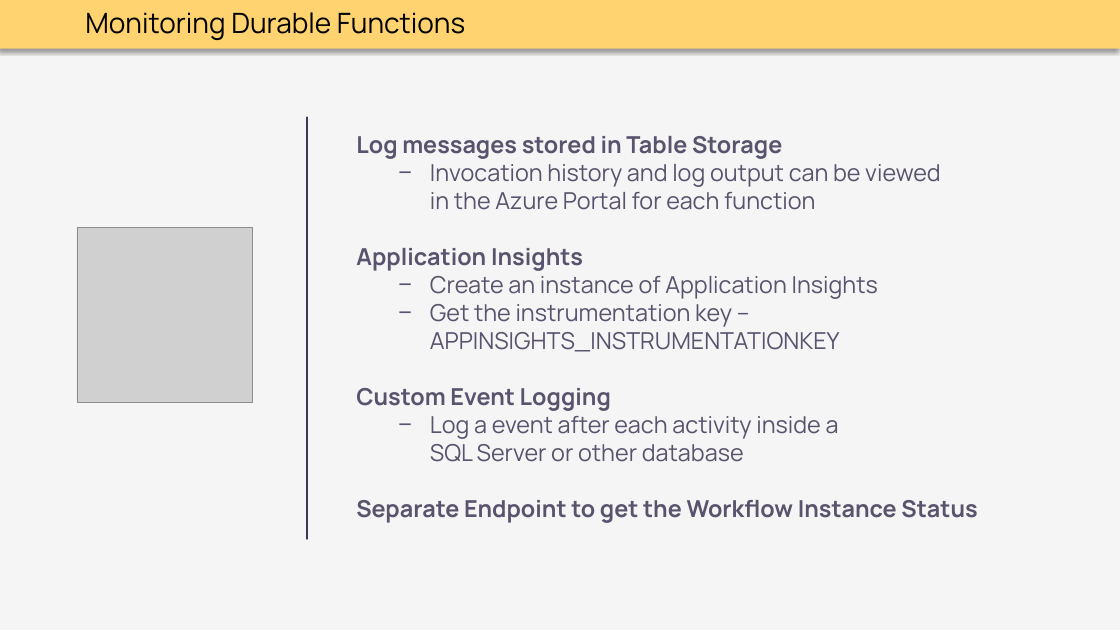
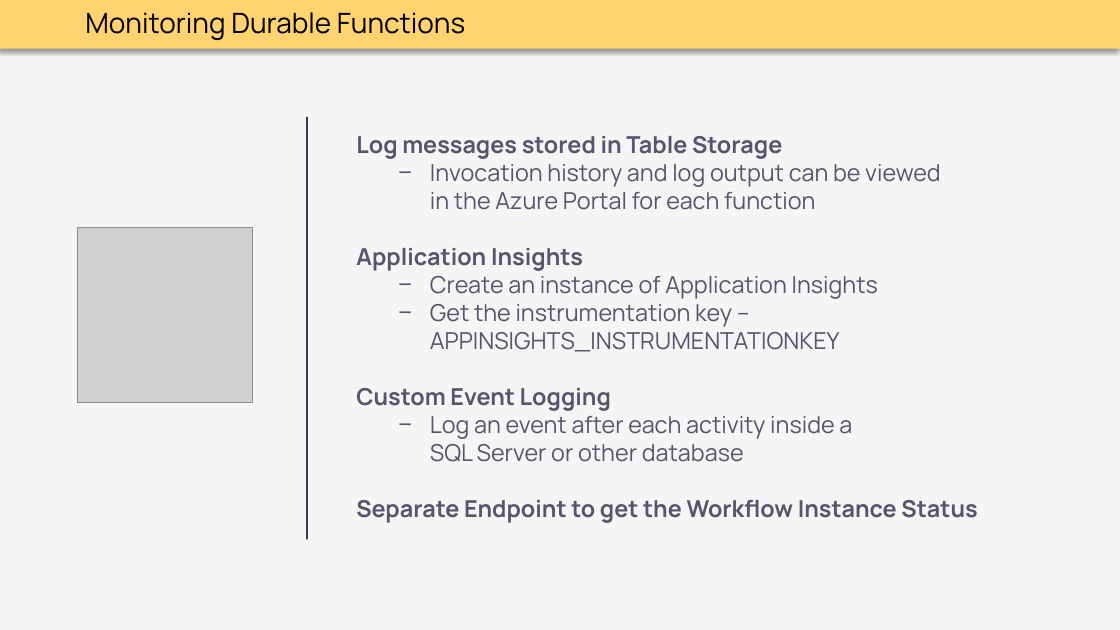
Before and after one commit to thoemmi/DurableFunctionsMeetupRosenheim, a slide deck: slide 22 of slides/Durable_Functions.pptx. Drawn at 1120x630 pixels with LibreOffice and Linux fonts; fonts in the diff are those of the drawing; grey boxes stand for pictures. Boxes give left, top, right and bottom in pixels: in the first picture for what was removed or moved away, otherwise in the second. Text is boxed around its words. In the diff, an @@ line names an element or a change of style, - is before the commit and + after.

Commit message:
fixed typos

```diff
--- a/slides/Durable_Functions.pptx
+++ b/slides/Durable_Functions.pptx
@@ text at (x1=430, y1=416, x2=852, y2=462): text changed @@
-  − Log a event after each activity inside a
-    SQL Server or other database
+  − Log an event after each activity inside a
+    SQL Server or other database
```
Also in this commit, not shown: 4 other slides changed.
